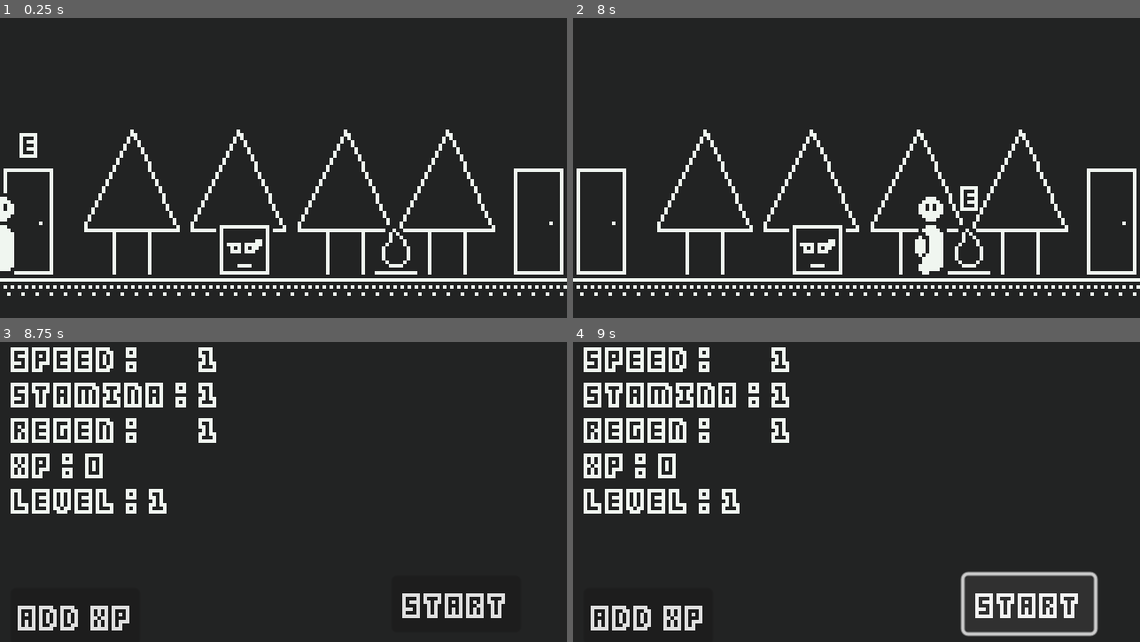
Above: before the commit, frames 1-4 (two rows, left to right).
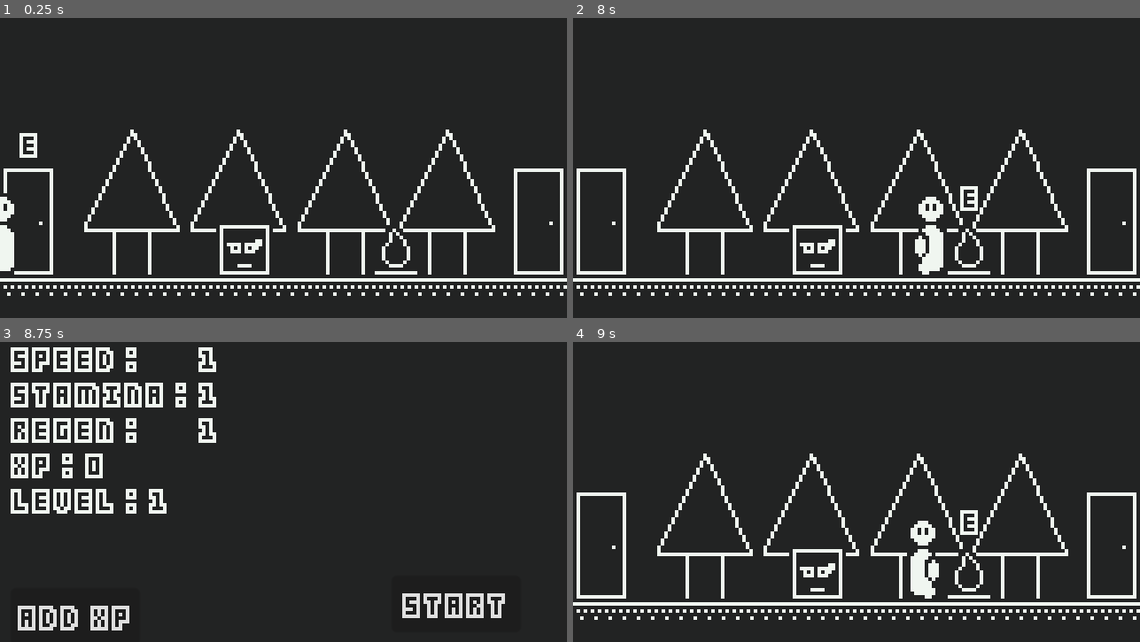
Above: after the commit, the same moments.

Repository: SolarLabyrinth/Lunariel
Game: Godot game, scene res://Scenes/Levels/Level3.tscn
Two runs of this game, one before a commit and one after it. Both use one fixed random seed, a clock stepped at 60 frames per second and the inputs below. This scene is started directly instead of the project's main scene.
Inputs (mouse positions are in pixels of both pictures, inside the frame that each line leads up to):
- Up to frame 1 (0.25 s): no input
- Up to frame 2 (8 s): tap Enter (ui_accept) at 0.5, 0.77, 1.52, 3.02, 3.77, 4.52, 6.02, 6.77, 7.52 s; move the mouse to (981, 156) at 0.52 s; hold Right (ui_right) 0.53-1.28 s; tap E (sl_interact) at 0.6, 1.35, 2.3, 2.85, 3.6, 4.55, 5.1, 5.85, 6.8, 7.35 s; move the mouse to (743, 189) at 1.27 s; hold Left (ui_left) 1.28-2.03 s; move the mouse to (913, 102) at 2.02 s; hold Right (ui_right) 2.03-3.53 s; click (913, 102) at 2.1 s; move the mouse to (828, 237) at 2.77 s; move the mouse to (1026, 219) at 3.52 s; hold Left (ui_left) 3.53-5.78 s; move the mouse to (686, 123) at 4.27 s; click (686, 123) at 4.35 s; move the mouse to (884, 171) at 5.02 s; move the mouse to (771, 93) at 5.77 s; hold Right (ui_right) from 5.78 s (still down); move the mouse to (981, 156) at 6.52 s; click (981, 156) at 6.6 s; move the mouse to (743, 189) at 7.27 s
- Up to frame 3 (8.75 s): move the mouse to (340, 426) at 8.02 s; release Right (ui_right) at 8.03 s; hold Left (ui_left) from 8.03 s (still down); tap E (sl_interact) at 8.1 s
- Up to frame 4 (9 s): release Left (ui_left) at 8.75 s; click "Start" at 8.75 s

Frames 1-3 are identical in both runs. In frame 4, 15% of the frame differs, in the area x 0-100%, y 1-99%.

Commit message:
amazing grace

Diff:
--- a/Globals/scene_manager.gd
+++ b/Globals/scene_manager.gd
@@ -23,7 +23,17 @@
 	get_tree().change_scene_to_packed(STATS_SCREEN)
 func play_intro() -> void:
 	get_tree().change_scene_to_packed(INTRO)
+
 func show_level(level: int) -> void:
 	if(level >= 1 and level <= levels.size()):
 		world_stats.current_level = level
 		get_tree().change_scene_to_packed(levels[level-1])
+
+func go_back_to_previous_level() -> void:
+	get_tree().change_scene_to_packed(levels[world_stats.current_level-1])
+
+func go_back_to_previous_grace() -> void:
+	world_stats.current_level = world_stats.last_grace_level
+	world_stats.player_x = world_stats.last_grace_x
+	world_stats.player_face = world_stats.last_grace_face
+	get_tree().change_scene_to_packed(levels[world_stats.current_level-1])
--- a/Scenes/Levels/Level3.tscn
+++ b/Scenes/Levels/Level3.tscn
@@ -21,6 +21,7 @@
 
 [node name="Grace" parent="." instance=ExtResource("4_rp4xi")]
 position = Vector2(447, 270)
+level_id = 3
 
 [node name="Door2" parent="." instance=ExtResource("2_vlcq0")]
 position = Vector2(608, 236)
--- a/Scenes/Levels/Level5.tscn
+++ b/Scenes/Levels/Level5.tscn
@@ -21,6 +21,7 @@
 
 [node name="Grace" parent="." instance=ExtResource("4_nvnbx")]
 position = Vector2(204, 270)
+level_id = 5
 
 [node name="Door2" parent="." instance=ExtResource("2_y8f50")]
 position = Vector2(608, 236)
--- a/Scenes/Levels/Level7.tscn
+++ b/Scenes/Levels/Level7.tscn
@@ -21,6 +21,7 @@
 
 [node name="Grace" parent="." instance=ExtResource("4_0q1b7")]
 position = Vector2(447, 270)
+level_id = 7
 
 [node name="Door2" parent="." instance=ExtResource("2_p35qo")]
 position = Vector2(608, 236)
--- a/Scenes/stats_screen.gd
+++ b/Scenes/stats_screen.gd
@@ -63,4 +63,4 @@
 	player_data.xp += 1
 
 func _on_add_xp_button_2_pressed() -> void:
-	SceneManager.show_level(world_stats.current_level)
+	SceneManager.go_back_to_previous_grace()
--- a/Things/grace.gd
+++ b/Things/grace.gd
@@ -23,6 +23,8 @@
 
 func _input(_event: InputEvent) -> void:
 	if is_active and Input.is_action_just_pressed('sl_interact'):
-		world_stats.current_level = level_id
+		world_stats.last_grace_level = level_id
+		world_stats.last_grace_x = world_stats.player_x
+		world_stats.last_grace_face = world_stats.player_face
 		SceneManager.show_stats_screen()
 	pass
